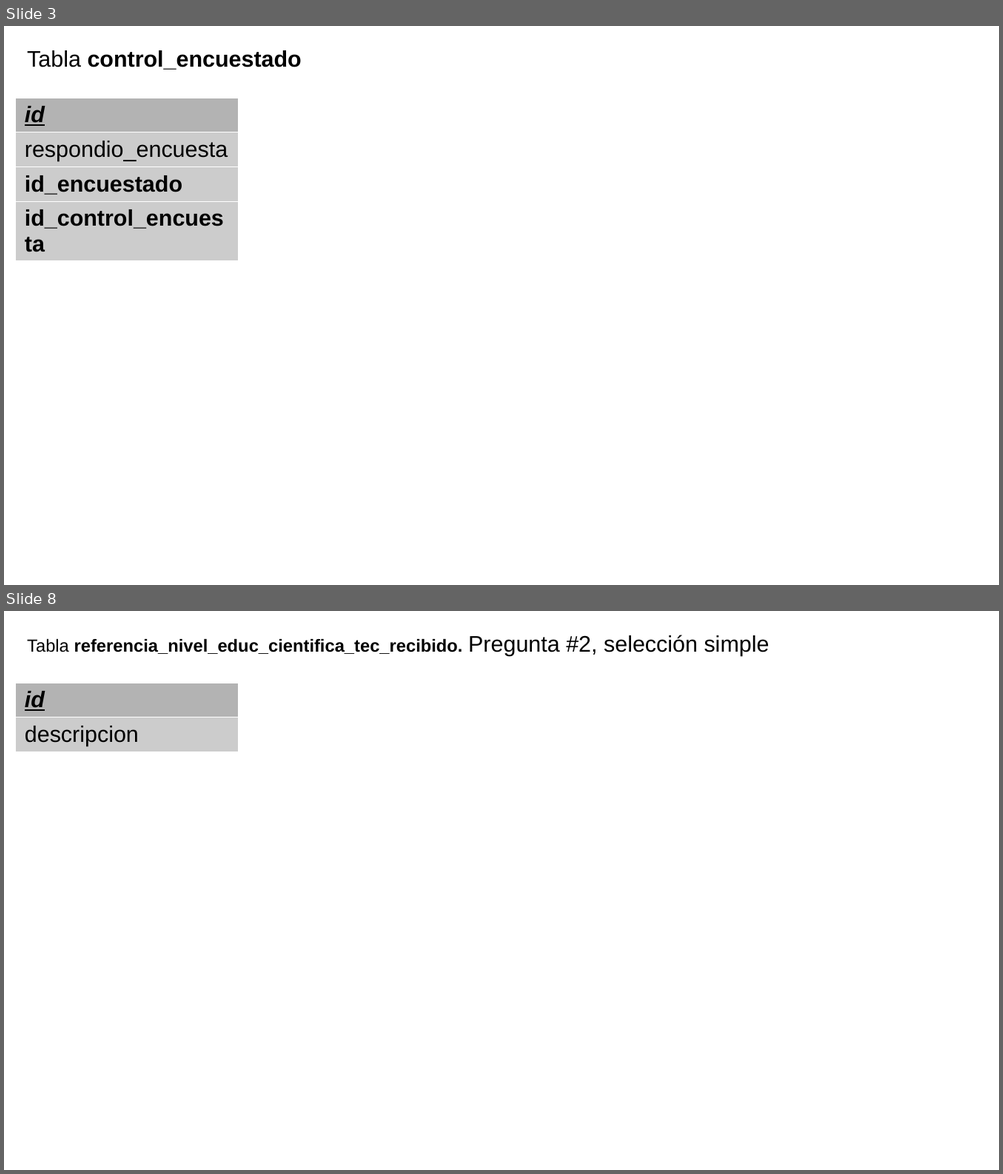
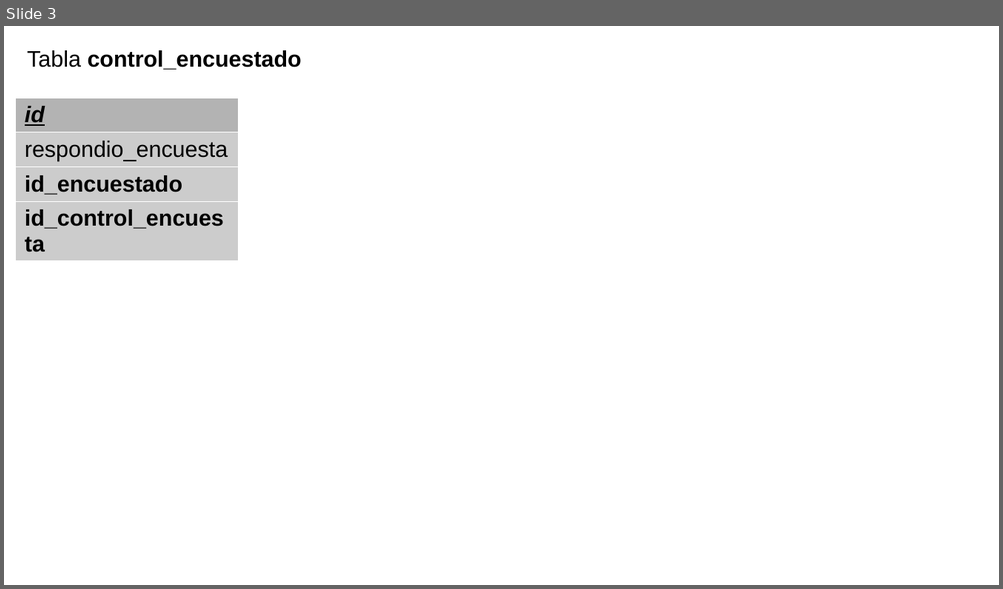
Before and after one commit to laar19/encuesta, a slide deck: 1 documentation/tablas.odp. Shown one above the other, each under a label of ours: slides 3 and 8 before the commit, slide 3 after it; the slides between them are not shown. The pictures are 1003x1174 and 1003x589 pixels, drawn with LibreOffice and Linux fonts; fonts in the diff are those of the drawing. Boxes give left, top, right and bottom in pixels: in the first picture for what was removed or moved away, otherwise in the second. Text is boxed around its words. In the diff, an @@ line names an element or a change of style, - is before the commit and + after.

```diff
--- a/1 documentation/tablas.odp
+++ b/1 documentation/tablas.odp
@@ slide 8 removed at (4, 611, 999, 1170), background #FFFFFF @@
@@ text removed at (27, 635, 769, 656) @@
-Tabla referencia_nivel_educ_cientifica_tec_recibido. Pregunta #2, selección simple
@@ table removed at (16, 684, 239, 752), 2 rows, 1 columns @@
-id
-descripcion
```
Also in this commit, not shown: 1 slide changed, 9 slides added, 28 other slides removed, 52 other files.
